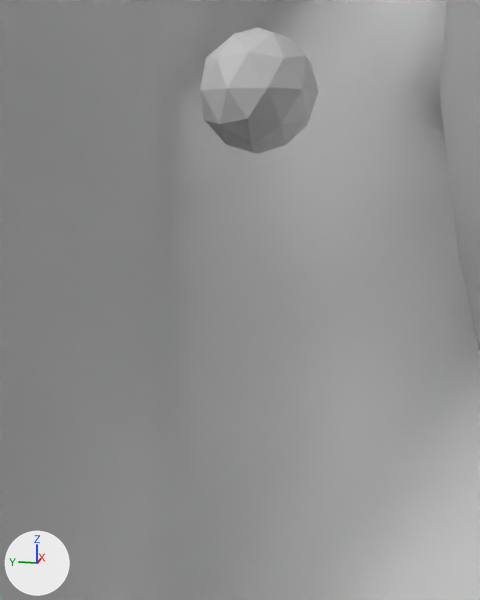
The Blender file blender/all_balances/with ball/Hand/ball_hand.blend as it was, and as the next commit left it.
Rendered twice from a 50 mm camera at (-0.653, 0.035, 1.353) aimed at (0.113, 0.188, 1.162). Arrows for +X, +Y and +Z are at lower left; the lights stay in place. Everything nearer to the camera than a plane just in front of the edit is cut away.

Script lines for the objects in view, before the commit:
```python
me_icosphere = bpy.data.meshes.new('Icosphere')
me_icosphere.from_pydata(...)  # an icosphere of 80 faces spanning x -0.95..0.95, y -1.0..1.0, z -1.0..1.0
me_my_hand = bpy.data.meshes.new('my_hand')
me_my_hand.from_pydata(...)  # 1823 vertices, 3642 faces; spans x -0.489..0.353, y -0.238..0.127, z -0.192..0.206
me_my_hand.polygons.foreach_set('use_smooth', [True] * 3642)
ob_metal_ball = bpy.data.objects.new('metal_ball', me_icosphere)
ob_metal_ball.location = (0.116, 0.168, 1.402)
ob_metal_ball.scale = (0.0677, 0.0677, 0.0677)
ob_my_hand = bpy.data.objects.new('my_hand', me_my_hand)
ob_my_hand.location = (0.158, -0.014, 0.894)
ob_my_hand.rotation_euler = (0.0, 1.509, 0.0)  # degrees (0, 86, 0)
ob_my_hand.scale = (4.06, 4.06, 4.06)
```
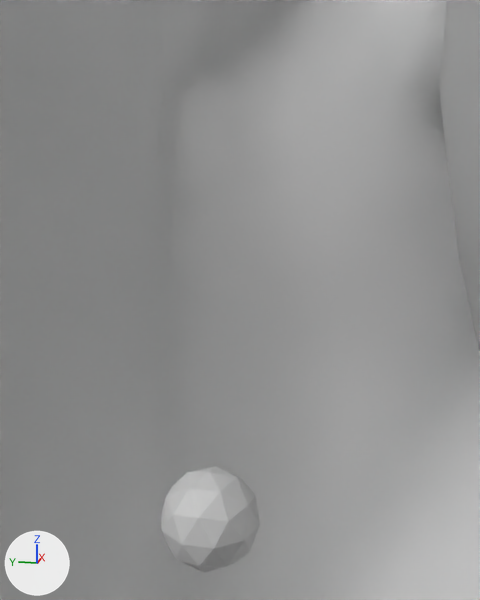
Location of each change, (x1, y1, x2, y2) in pixels of the pictures (480 x 600 px):
'metal_ball', moved, rescaled (17% narrower, 16% shorter)
    before: (199, 27, 318, 154)
    after: (161, 466, 260, 573)

The change, as a diff of the scene's bpy script:
```diff
--- a/blender/all_balances/with ball/Hand/ball_hand.blend.py
+++ b/blender/all_balances/with ball/Hand/ball_hand.blend.py
@@ ob_metal_ball @@
 ob_metal_ball = bpy.data.objects.new('metal_ball', me_icosphere)
-ob_metal_ball.location = (0.116, 0.168, 1.402)
-ob_metal_ball.scale = (0.0677, 0.0677, 0.0677)
+ob_metal_ball.location = (0.095, 0.223, 0.874)
+ob_metal_ball.scale = (0.0657, 0.0657, 0.0657)
```
